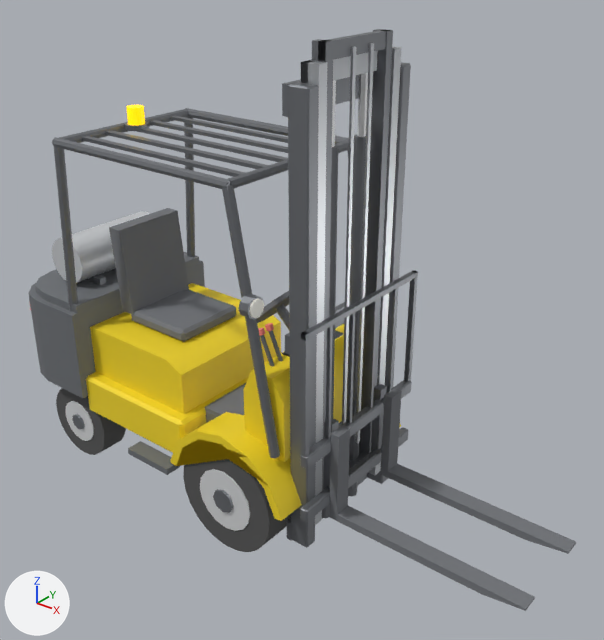
An edit to the glTF model assets/modelos3d/empilhadeira_medio.glb, drawn before and after from the same camera.
Before and after are seen from a 50 mm lens placed at (3.15, -3.26, 3.28), pointed at (0.52, 0.03, 1.24). Lighting does not change. The marker at lower left points along +X, +Y and +Z. The picture after the commit comes second. Where no turn or scale is listed for an object, it has been applied to the vertices. Vertices at exactly the same position are counted once.

Objects in the first picture: 'cabine', 'carro', 'chassi', 'garfos', 'mastro_i', 'mastro_m', 'roda_dd', 'roda_td', 'torre' and 1 more.
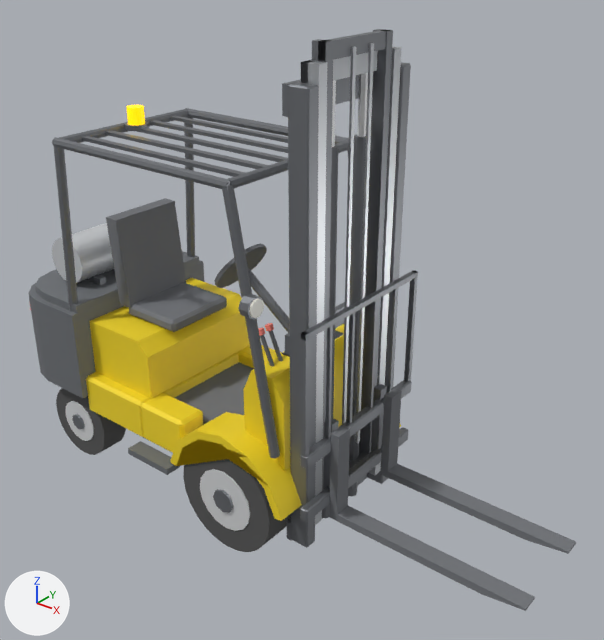
The edits, one by one:
me_cabine has 300 vertices, 520 faces and spans x -0.87..0.77, y -0.56..0.56, z -0.25..1.22.
me_cabine is used by ob_cabine; parent ob_empilhadeira; location (0.0, 0.0, 0.95).
me_cabine part 1: the loose piece of 24 vertices spanning x -0.64..-0.16, y -0.24..0.24, z 0.03..0.11 is scaled about its middle by (0.868, 1, 1), then moved by (-0.05, 0.0, 0.04).
me_cabine part 2: the loose piece of 8 vertices spanning x -0.75..-0.6, y -0.24..0.24, z 0.09..0.63 is moved by (-0.02, 0.0, 0.05).
me_chassi is used by ob_chassi; location (0.0, 0.0, 0.0).
me_chassi had 454 vertices, 796 faces and spanned x -1.41..0.87, y -0.62..0.62, z 0.18..1.46.
me_chassi now has 502 vertices, 884 faces and spans x -1.41..0.87, y -0.62..0.62, z 0.18..1.62.
me_chassi part 3: a new loose piece, a box spanning x -0.26..0.5, y -0.33..0.33, z 0.56..0.58, in mat_borracha (grey #727479).
me_chassi part 4: the loose piece of 32 vertices spanning x 0.24..0.51, y -0.17..0.17, z 1.17..1.44 is scaled about its middle by (0.915, 1.06, 1.18), then moved by (-0.27, 0.0, 0.17).
me_chassi part 5: 38 vertices moved from x -0.8..0.78, y -0.44..0.44, z 0.24..1.32 to x -0.8..0.78, y -0.44..0.44, z 0.24..1.49; 8 vertices removed from x 0.08..0.5, y -0.33..0.33, z 0.66..0.68; 48 vertices added at x -0.28..0.08, y -0.52..0.52, z 0.4..0.66.

Boxes [x1, y1, x2, y2] around the edits, measured in the pictures (604 x 640 px; the box of a moved part takes in the faces that stretch with it):
'chassi', reshaped
    before: [28, 212, 401, 521]
    after: [28, 223, 401, 521]
part 1 of me_cabine, moved or reshaped
    before: [131, 289, 236, 342]
    after: [129, 283, 227, 332]
part 2 of me_cabine, moved or reshaped
    before: [109, 208, 189, 315]
    after: [106, 198, 186, 308]
part 3 of me_chassi, added
    after: [175, 362, 254, 424]
part 4 of me_chassi, moved or reshaped
    before: [257, 291, 289, 323]
    after: [214, 243, 267, 288]
part 5 of me_chassi, moved or reshaped
    before: [90, 283, 343, 462]
    after: [86, 268, 343, 472]
